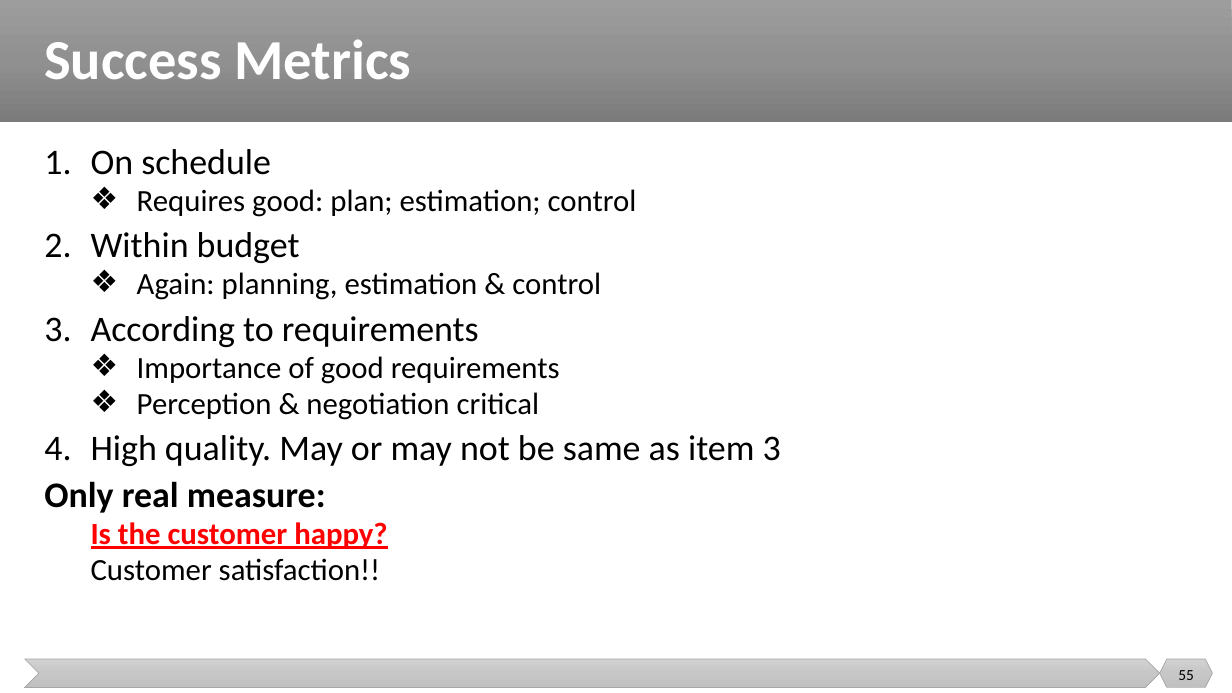
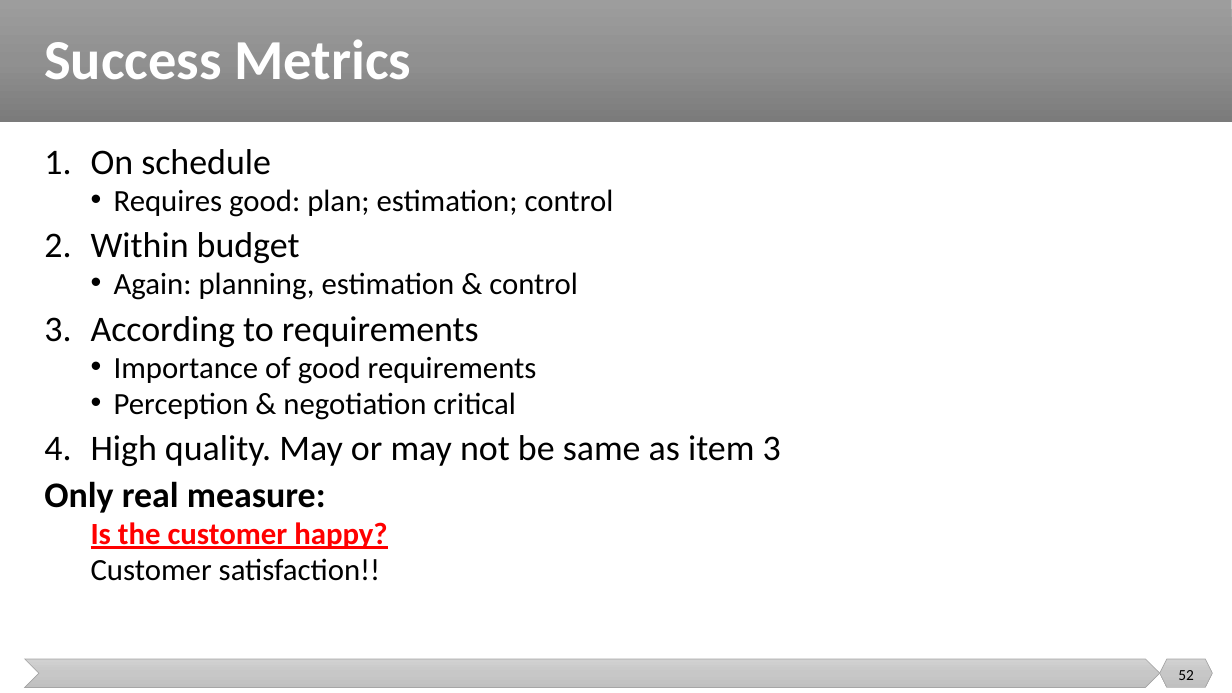
Before and after one commit to malenezi/malenezi, a slide deck: slide 52 of SE423/Lectures/1-Introduction/Introduction.pptx (slide 55 before the commit). Drawn at 1232x693 pixels with LibreOffice and Linux fonts; fonts in the diff are those of the drawing. Boxes give left, top, right and bottom in pixels: in the first picture for what was removed or moved away, otherwise in the second. Text is boxed around its words. In the diff, an @@ line names an element or a change of style, - is before the commit and + after.

```diff
--- a/SE423/Lectures/1-Introduction/Introduction.pptx
+++ b/SE423/Lectures/1-Introduction/Introduction.pptx
@@ text at (114,189,614,420): bullet ❖ to • @@
@@ page number at (1178,670,1194,680): text changed @@
-55
+52
```
Also in this commit, not shown: 7 other slides changed, 3 slides added, 5 slides removed.
